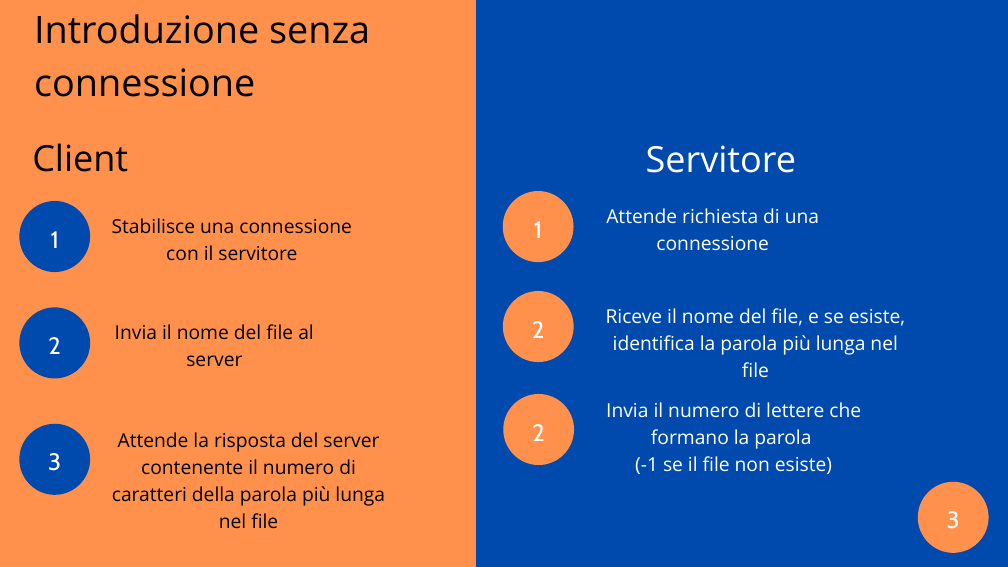
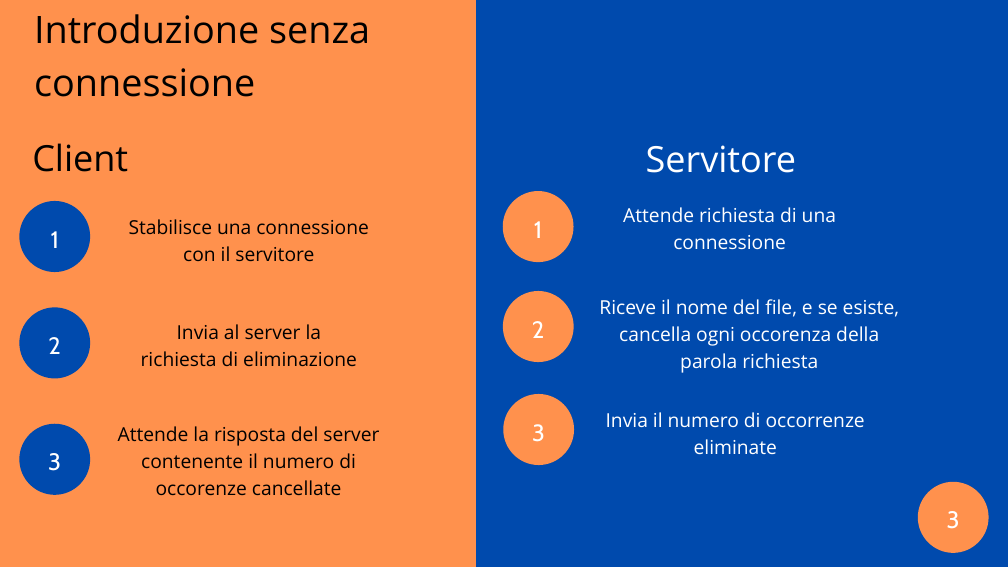
Before and after one commit to ilcors-dev/gruppo-reti, a slide deck: slide 3 of esercitazione_4/documents/Esercitazione 4.pptx. Drawn at 1008x567 pixels with LibreOffice and Linux fonts; fonts in the diff are those of the drawing. Boxes give left, top, right and bottom in pixels: in the first picture for what was removed or moved away, otherwise in the second. Text is boxed around its words. In the diff, an @@ line names an element or a change of style, - is before the commit and + after.

```diff
--- a/esercitazione_4/documents/Esercitazione 4.pptx
+++ b/esercitazione_4/documents/Esercitazione 4.pptx
@@ text "Attende richiesta di una connessione" moved from (x1=606, y1=208, x2=819, y2=251) to (x1=623, y1=207, x2=836, y2=250) @@
@@ text "Stabilisce una connessione con il ..." moved from (x1=112, y1=218, x2=352, y2=261) to (x1=129, y1=219, x2=369, y2=262) @@
@@ text at (x1=599, y1=299, x2=899, y2=373): text changed @@
-Riceve il nome del file, e se esiste, identifica la parola più lunga nel file
+Riceve il nome del file, e se esiste, cancella ogni occorenza della parola richiesta
@@ text at (x1=141, y1=324, x2=357, y2=367): text changed @@
-Invia il nome del file al server
+Invia al server la richiesta di eliminazione
@@ text at (x1=606, y1=412, x2=865, y2=455): text changed @@
-Invia il numero di lettere che formano la parola
-(-1 se il file non esiste)
+Invia il numero di occorrenze eliminate
@@ text at (x1=118, y1=426, x2=379, y2=496): text changed @@
-Attende la risposta del server contenente il numero di caratteri della parola più lunga nel file
+Attende la risposta del server contenente il numero di occorenze cancellate
@@ text at (x1=532, y1=424, x2=545, y2=442): text changed; size 34 to 33.5 pt @@
-2
+3
```
Also in this commit, not shown: 7 other slides changed.
